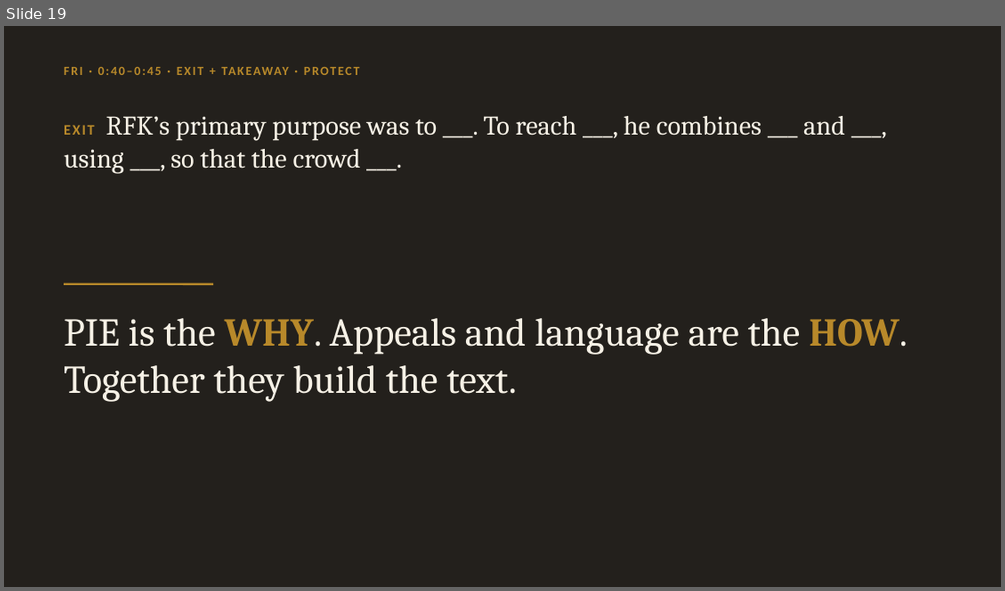
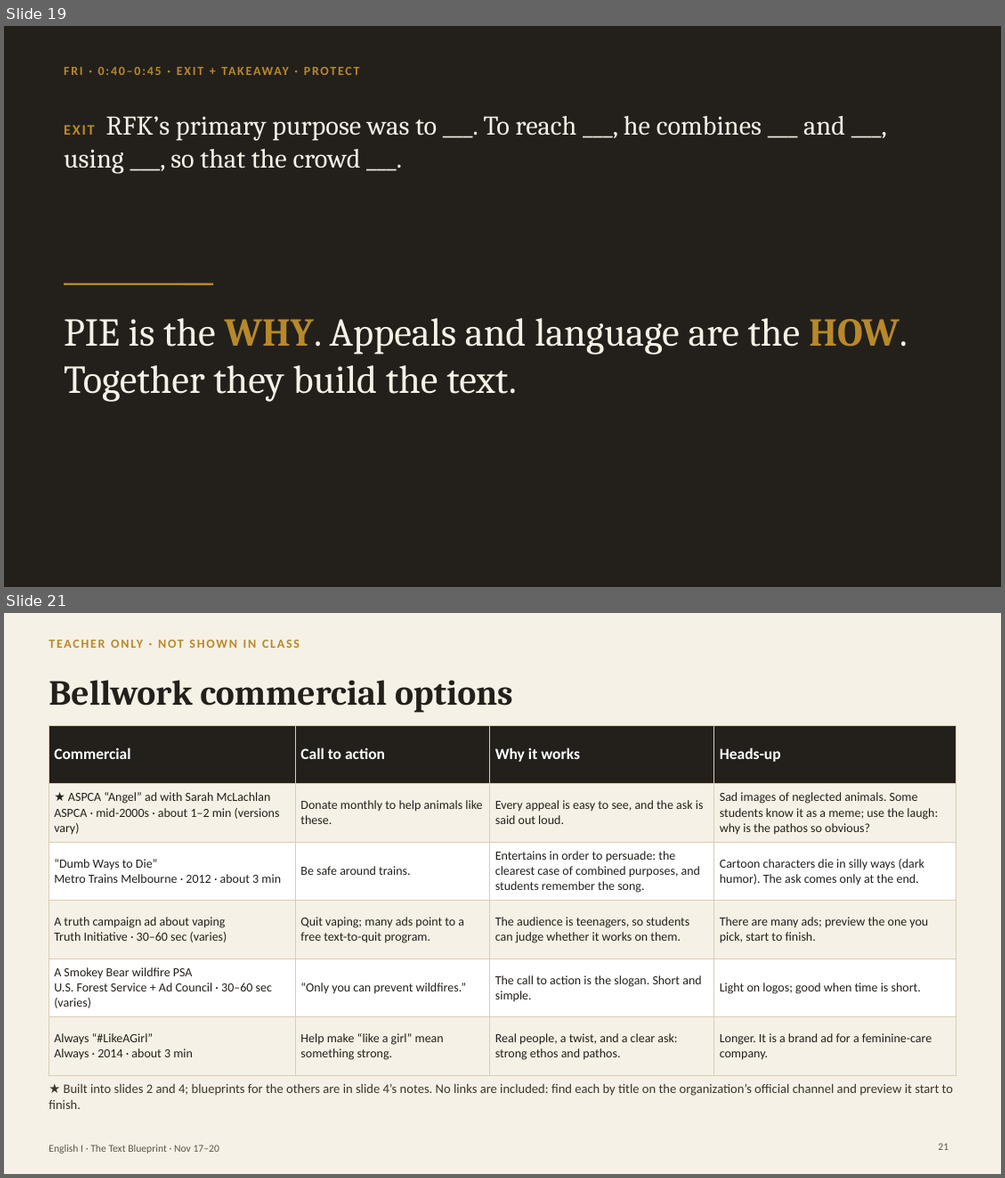
Before and after one commit to bookfairshit/Unit-2.2-Informational-Text, a slide deck: lumio/text-blueprint-nov-17-20.pptx. Shown one above the other, each under a label of ours: slide 19 before the commit, slides 19 and 21 after it; the slides between them are not shown. The pictures are 1005x591 and 1005x1178 pixels, drawn with LibreOffice and Linux fonts; fonts in the diff are those of the drawing. Boxes give left, top, right and bottom in pixels: in the first picture for what was removed or moved away, otherwise in the second. Text is boxed around its words. In the diff, an @@ line names an element or a change of style, - is before the commit and + after.

```diff
--- a/lumio/text-blueprint-nov-17-20.pptx
+++ b/lumio/text-blueprint-nov-17-20.pptx
@@ slide 21 added at (x1=4, y1=613, x2=1001, y2=1174), background #F6F1E6 @@
@@ text added at (x1=48, y1=635, x2=872, y2=657), 12 pt, text #B8892A, bold @@
+TEACHER ONLY · NOT SHOWN IN CLASS
@@ title added at (x1=48, y1=680, x2=513, y2=713), 34 pt, text #23201C, bold @@
+Bellwork commercial options
@@ table added at (x1=48, y1=725, x2=956, y2=1063), 6 rows, 4 columns @@
+Commercial | Call to action | Why it works | Heads-up
+★ ASPCA “Angel” ad with Sarah McLachlan / ASPCA · mid-2000s · about 1–2 min (versions vary) | Donate monthly to help animals like these. | Every appeal is easy to see, and the ask is said out loud. | Sad images of neglected animals. Some students know it as a meme; use the laugh: why is the pathos so obvious?
+“Dumb Ways to Die” / Metro Trains Melbourne · 2012 · about 3 min | Be safe around trains. | Entertains in order to persuade: the clearest case of combined purposes, and students remember the song. | Cartoon characters die in silly ways (dark humor). The ask comes only at the end.
+A truth campaign ad about vaping / Truth Initiative · 30–60 sec (varies) | Quit vaping; many ads point to a free text-to-quit program. | The audience is teenagers, so students can judge whether it works on them. | There are many ads; preview the one you pick, start to finish.
+A Smokey Bear wildfire PSA / U.S. Forest Service + Ad Council · 30–60 sec (varies) | “Only you can prevent wildfires.” | The call to action is the slogan. Short and simple. | Light on logos; good when time is short.
+Always “#LikeAGirl” / Always · 2014 · about 3 min | Help make “like a girl” mean something strong. | Real people, a twist, and a clear ask: strong ethos and pathos. | Longer. It is a brand ad for a feminine-care company.
@@ text added at (x1=48, y1=1084, x2=953, y2=1109), 12.5 pt, text #3A3530 @@
+★ Built into slides 2 and 4; blueprints for the others are in slide 4’s notes. No links are included: find each by title on the organization’s official channel and preview it start to finish.
@@ text added at (x1=48, y1=1144, x2=219, y2=1153), 10 pt, text #5E574B @@
+English I · The Text Blueprint · Nov 17–20
@@ page number added at (x1=938, y1=1143, x2=948, y2=1150), 10 pt, text #5E574B @@
+21
```
Also in this commit, not shown: 7 slides changed, 1 other slide added, 1 slide removed, 4 other files.
